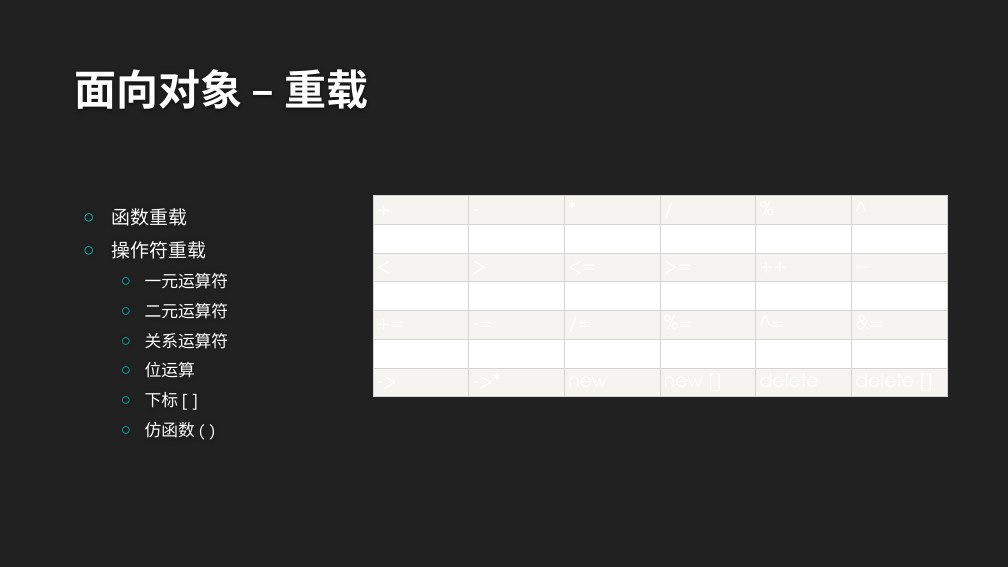
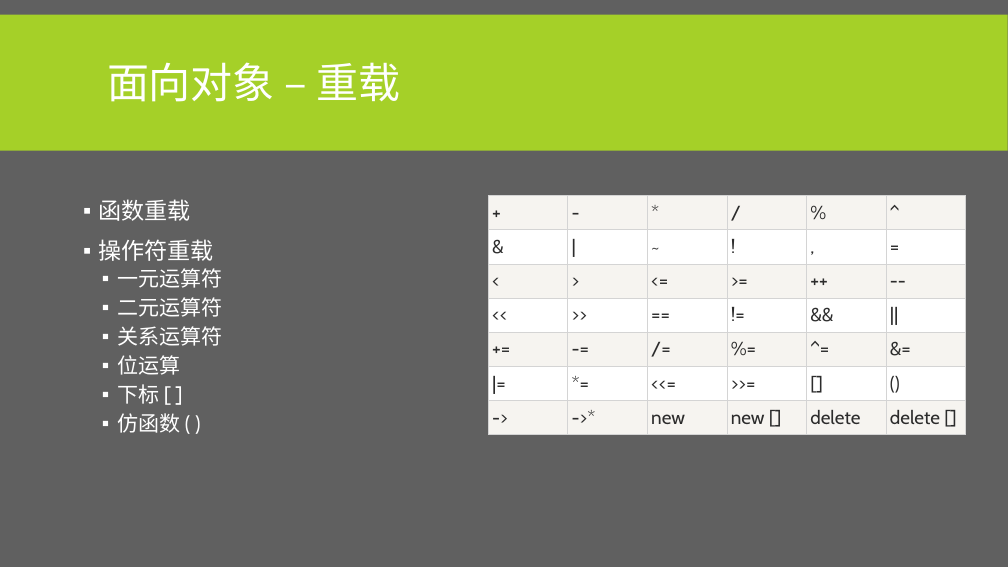
Before and after one commit to albertclass/Lessons, a slide deck: slide 25 of advance c++/courseware.pptx. Drawn at 1008x567 pixels with LibreOffice and Linux fonts; fonts in the diff are those of the drawing; background and template pictures are left out. Boxes give left, top, right and bottom in pixels: in the first picture for what was removed or moved away, otherwise in the second. Text is boxed around its words. In the diff, an @@ line names an element or a change of style, - is before the commit and + after.

```diff
--- a/advance c++/courseware.pptx
+++ b/advance c++/courseware.pptx
@@ background #212121 to #606060 @@
@@ rectangle added at <box>0,14,1008,150</box>, fill #A5D028 @@
@@ title "面向对象 – 重载": place and size @@
-title "面向对象 – 重载" at <box>75,69,368,109</box>
+title "面向对象 – 重载" at <box>107,62,400,102</box>
@@ title "面向对象 – 重载" at <box>107,62,400,102</box>: font TeX Gyre Adventor to Cabin, text colour #FEFEFE to #FFFFFF, bold off; line spacing 1 to 0.85; vertical alignment bottom to middle @@
@@ text "函数重载" at <box>98,199,222,433</box>: size 18 to 22 pt in "函数重载", "操作符重载"; font TeX Gyre Adventor to Cabin; size 16 to 20 pt in "一元运算符", "二元运算符", "关系运算符", "位运算" and 2 more places; bullet ○ to ▪; line spacing 1 to 0.9; more space between paragraphs; bullet colour #00C6BB to #FFFFFF; less space between paragraphs; vertical alignment middle to top @@
@@ table at <box>488,196,965,432</box> @@
@@ font TeX Gyre Adventor to Cabin, text colour #FFFFFF to #2C2C2C @@
@@ table: place and size @@
-table at <box>373,196,949,432</box>
+table at <box>488,196,965,432</box>
```
Also in this commit, not shown: 28 other slides changed, 5 slides added, 2 other files.
